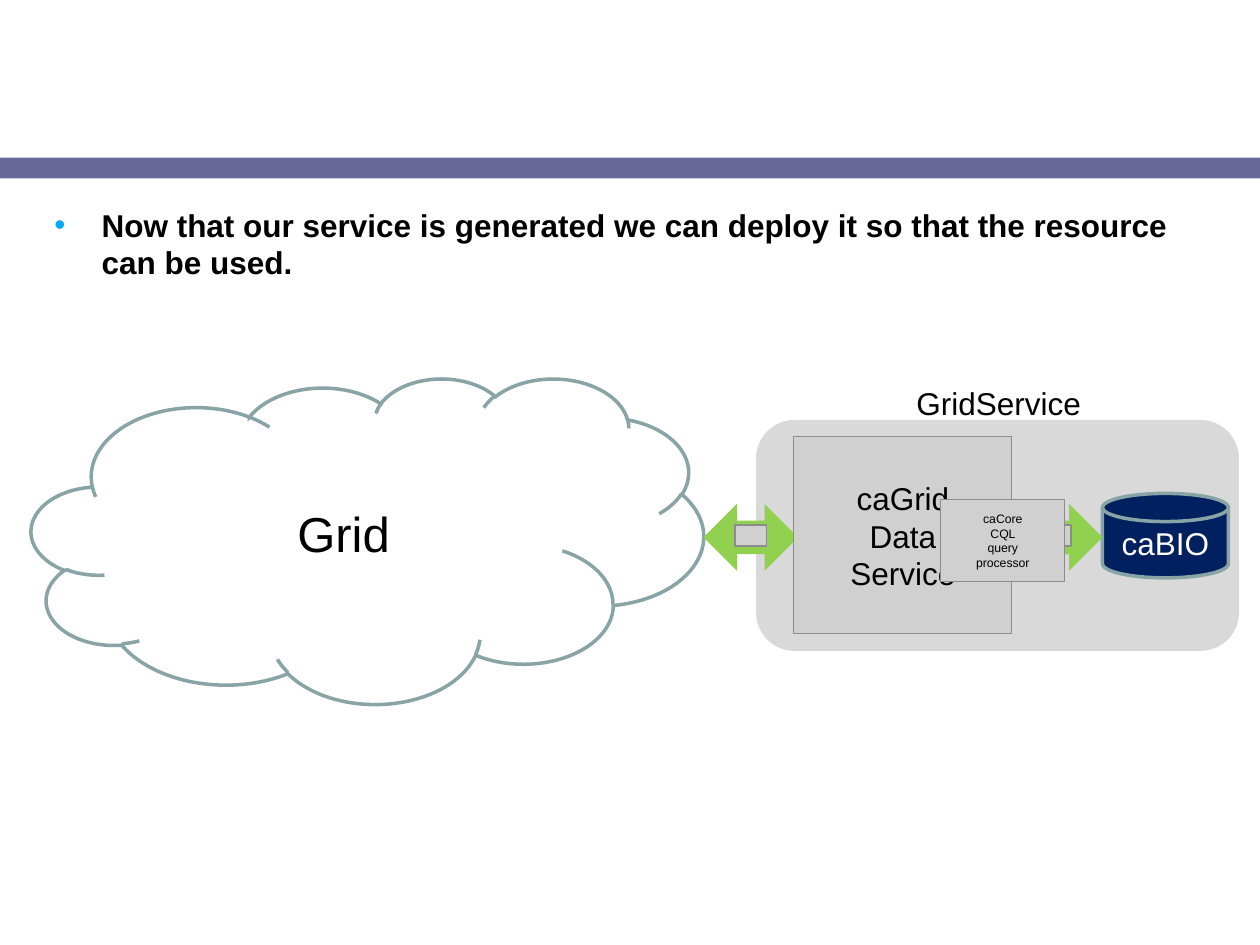
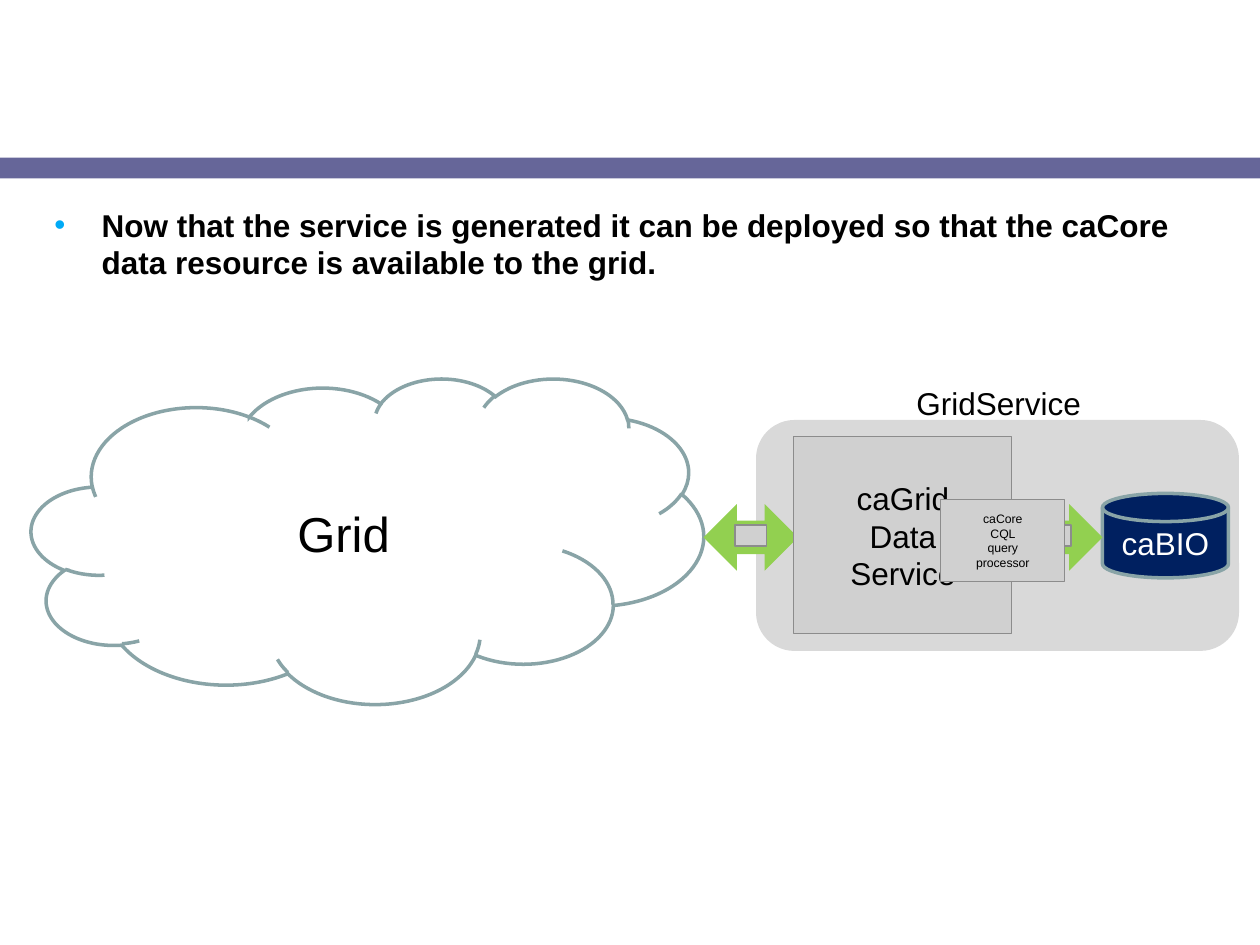
Before and after one commit to NCIP/cagrid-docs, a slide deck: slide 27 of presentations/2008_AnnualMeeting/breakouts/caGrid_Introduce.ppt (slide 19 before the commit). Drawn at 1260x945 pixels with LibreOffice and Linux fonts; fonts in the diff are those of the drawing; grey boxes stand for pictures; background and template pictures are left out. Boxes give left, top, right and bottom in pixels: in the first picture for what was removed or moved away, otherwise in the second. Text is boxed around its words. In the diff, an @@ line names an element or a change of style, - is before the commit and + after.

```diff
--- a/presentations/2008_AnnualMeeting/breakouts/caGrid_Introduce.ppt
+++ b/presentations/2008_AnnualMeeting/breakouts/caGrid_Introduce.ppt
@@ text at (x1=102, y1=214, x2=1169, y2=280): text changed @@
-• Now that our service is generated we can deploy it so that the resource can be used.
+• Now that the service is generated it can be deployed so that the caCore data resource is available to the grid.
```
Also in this commit, not shown: 11 other slides changed, 6 slides added.
